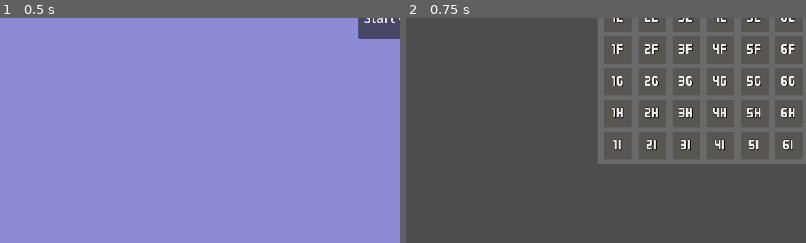
Above: before the commit, frames 1-2 (left to right).
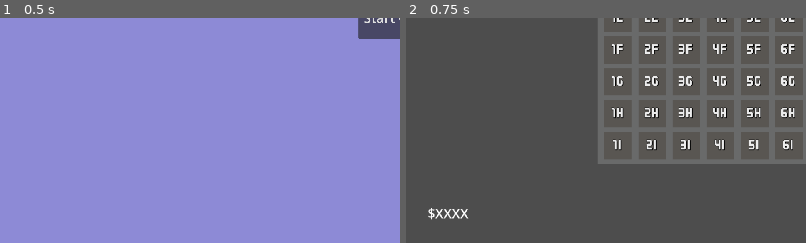
Above: after the commit, the same moments.

Repository: abaker-skudlarek/Acquire
Game: Godot game, scene res://Scenes/Main/main.tscn
Same seed, same stepped clock (60 frames per second), same inputs: the game is played once before the commit and once after it.
Inputs:
- Up to frame 1 (0.5 s): no input
- Up to frame 2 (0.75 s): click "Start Game" at 0.5 s
The pictures show only the part of the screen within x 0-50%, y 50-100%; the shares and areas given below are measured in that part.

Frame 1 is identical in both runs. In frame 2, 0.2% of the frame differs, in the area x 5-16%, y 84-90%.

Commit message:
moving to desktop

Diff:
--- a/Scenes/Main/main.tscn
+++ b/Scenes/Main/main.tscn
@@ -1,11 +1,14 @@
-[gd_scene load_steps=3 format=3 uid="uid://bitnphvnjwr66"]
+[gd_scene load_steps=4 format=3 uid="uid://bitnphvnjwr66"]
 
 [ext_resource type="PackedScene" uid="uid://b30twx3y1g4vc" path="res://Scenes/Board/board.tscn" id="1_1r6ip"]
 [ext_resource type="PackedScene" uid="uid://dednf0trb5555" path="res://Scenes/MainMenu/main_menu.tscn" id="2_lixft"]
+[ext_resource type="PackedScene" uid="uid://b5bfg0pbs1y8a" path="res://Scenes/Player/player.tscn" id="3_qw60k"]
 
 [node name="Main" type="Node"]
 
 [node name="Board" parent="." instance=ExtResource("1_1r6ip")]
 position = Vector2(960, 540)
 
+[node name="Player" parent="." instance=ExtResource("3_qw60k")]
+
 [node name="MainMenu" parent="." instance=ExtResource("2_lixft")]
--- /dev/null
+++ b/Scenes/Player/player.gd
@@ -0,0 +1,37 @@
+extends Node2D
+class_name Player
+
+var id: int = -1
+var tiles: Array = []
+var money: int = 6000
+var stocks: Dictionary[Globals.HotelChain, int] = {
+	Globals.HotelChain.SACKSON: 0,
+	Globals.HotelChain.TOWER: 0,
+	Globals.HotelChain.AMERICAN: 0,
+	Globals.HotelChain.FESTIVAL: 0,
+	Globals.HotelChain.WORLDWIDE: 0,
+	Globals.HotelChain.CONTINENTAL: 0,
+	Globals.HotelChain.IMPERIAL: 0
+}
+
+func _ready() -> void:
+    SignalBus.connect("start_game_pressed", _on_start_game_pressed)
+
+
+func _on_start_game_pressed() -> void:
+    show_player()
+
+
+func show_player() -> void:
+    $UI.show()
+
+
+func hide_player() -> void:
+    $UI.hide()
+
+
+func adjust_money(amount: int) -> void:
+    ## amount can be positive to add money, negative to remove money
+    var new_total: int = money + amount
+    money = new_total if new_total > 0 else 0  # don't want negative total money
+    $UI/MoneyLabel.text = str(money)
--- /dev/null
+++ b/Scenes/Player/player.tscn
@@ -0,0 +1,21 @@
+[gd_scene load_steps=2 format=3 uid="uid://b5bfg0pbs1y8a"]
+
+[ext_resource type="Script" uid="uid://cwkx6f653mrkn" path="res://Scenes/Player/player.gd" id="1_uvnfx"]
+
+[node name="Player" type="Node2D"]
+script = ExtResource("1_uvnfx")
+
+[node name="UI" type="CanvasLayer" parent="."]
+visible = false
+
+[node name="MoneyLabel" type="Label" parent="UI"]
+anchors_preset = 2
+anchor_top = 1.0
+anchor_bottom = 1.0
+offset_left = 52.0
+offset_top = -94.0
+offset_right = 150.0
+offset_bottom = -49.0
+grow_vertical = 0
+theme_override_font_sizes/font_size = 32
+text = "$XXXX"
--- /dev/null
+++ b/Scenes/Tile/tile.gd
@@ -0,0 +1,2 @@
+extends Node2D
+class_name Tile
--- a/Scenes/Tile/tile.tscn
+++ b/Scenes/Tile/tile.tscn
@@ -1,8 +1,10 @@
-[gd_scene load_steps=2 format=3 uid="uid://b4mqkgu5q7u6h"]
+[gd_scene load_steps=3 format=3 uid="uid://b4mqkgu5q7u6h"]
 
 [ext_resource type="Texture2D" uid="uid://fkkp4usavqh4" path="res://Assets/Sprites/unassigned_tile.png" id="1_b86n5"]
+[ext_resource type="Script" uid="uid://tayv01sk3m2b" path="res://Scenes/Tile/tile.gd" id="1_wnr2v"]
 
 [node name="Tile" type="Node2D"]
+script = ExtResource("1_wnr2v")
 
 [node name="Sprite2D" type="Sprite2D" parent="."]
 scale = Vector2(66, 66)
Not shown, added: Scenes/Player/player.gd.uid
Not shown, added: Scenes/Tile/tile.gd.uid
